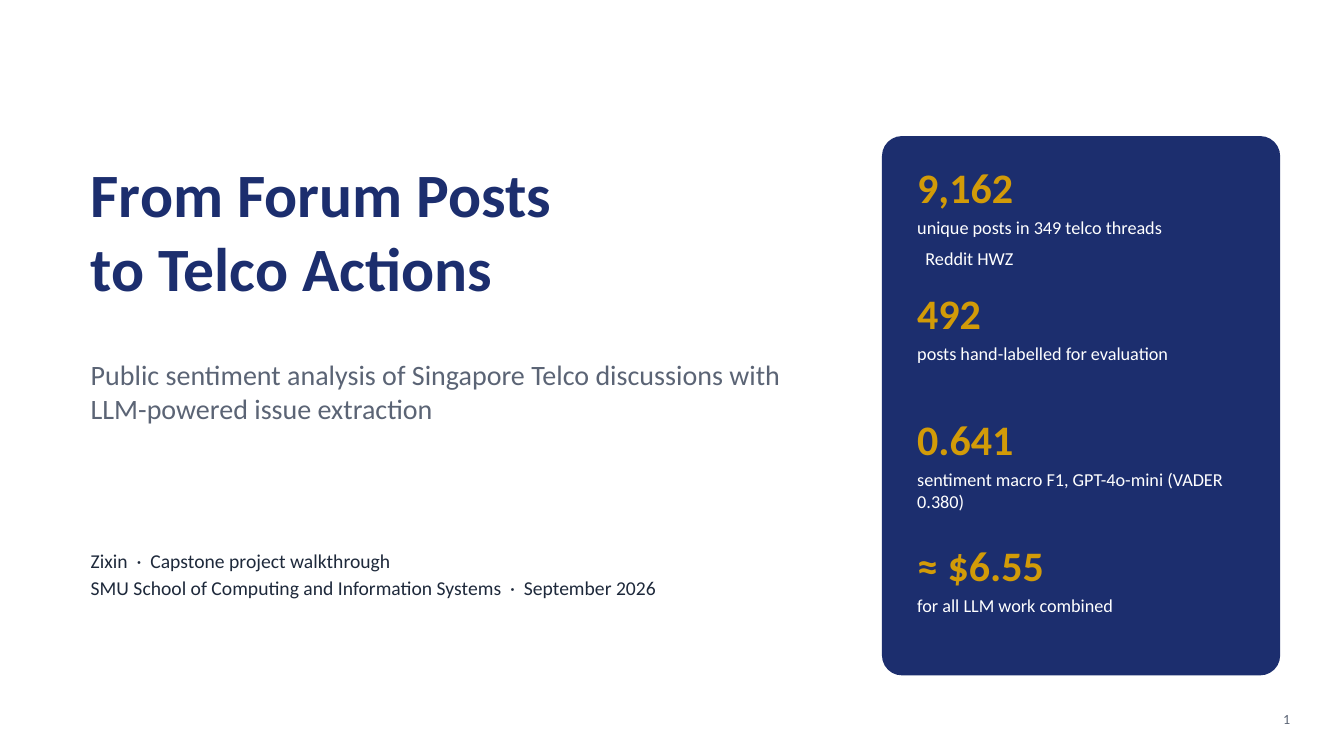
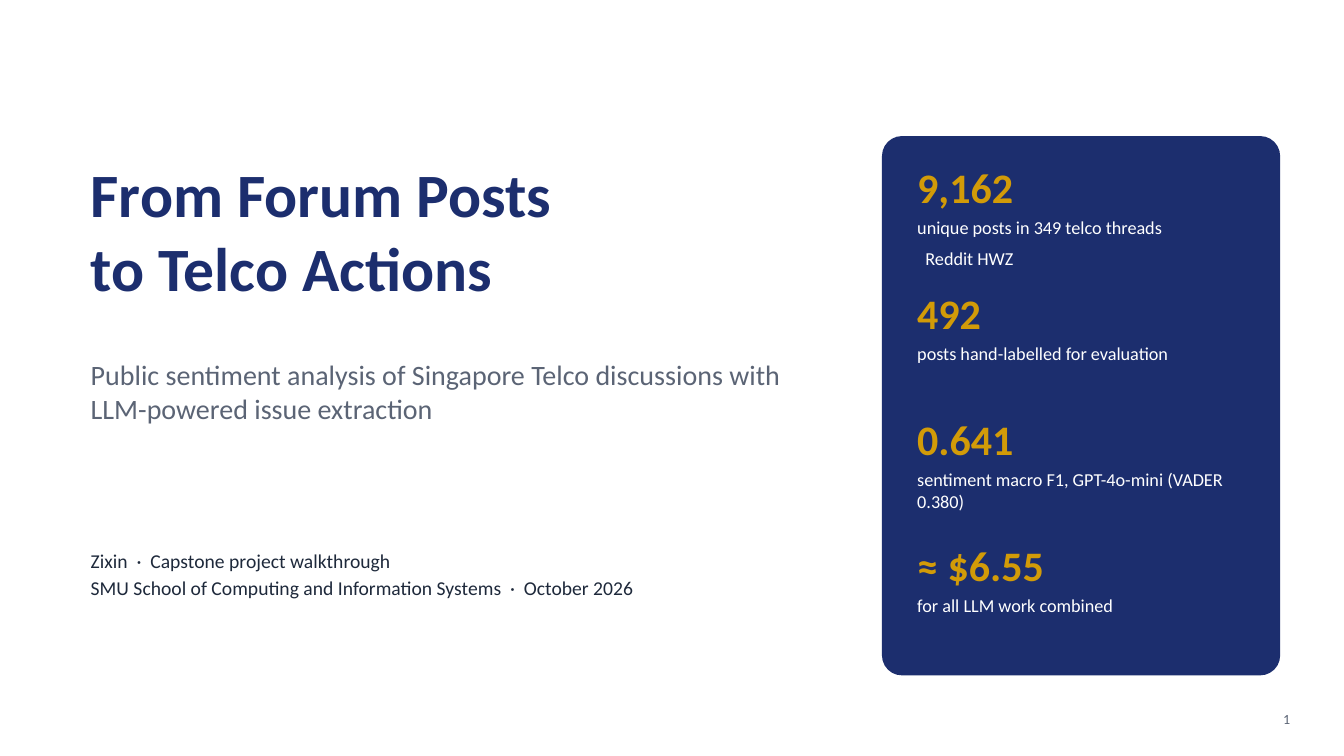
Before and after one commit to LizLicense/Public-Sentiment-Analysis-LLM-powered-Issue-Extraction, a slide deck: slide 1 of presentation/capstone_walkthrough_merged.pptx. Drawn at 1344x756 pixels with LibreOffice and Linux fonts; fonts in the diff are those of the drawing; background and template pictures are left out. Boxes give left, top, right and bottom in pixels: in the first picture for what was removed or moved away, otherwise in the second. Text is boxed around its words. In the diff, an @@ line names an element or a change of style, - is before the commit and + after.

```diff
--- a/presentation/capstone_walkthrough_merged.pptx
+++ b/presentation/capstone_walkthrough_merged.pptx
@@ text at (91,581,633,599): text changed @@
-SMU School of Computing and Information Systems · September 2026
+SMU School of Computing and Information Systems · October 2026
```
Also in this commit, not shown: 30 other slides changed, 1 other file.
